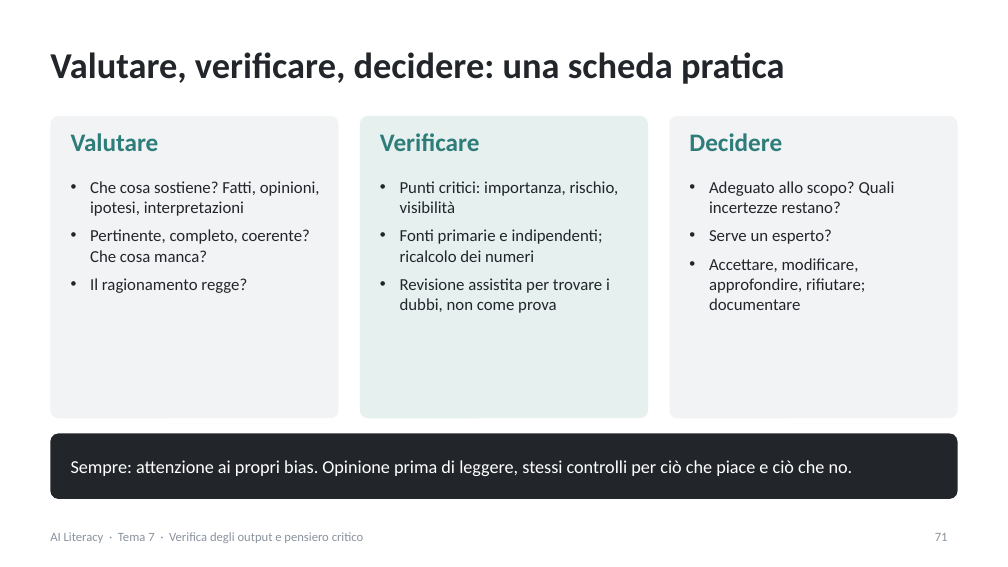
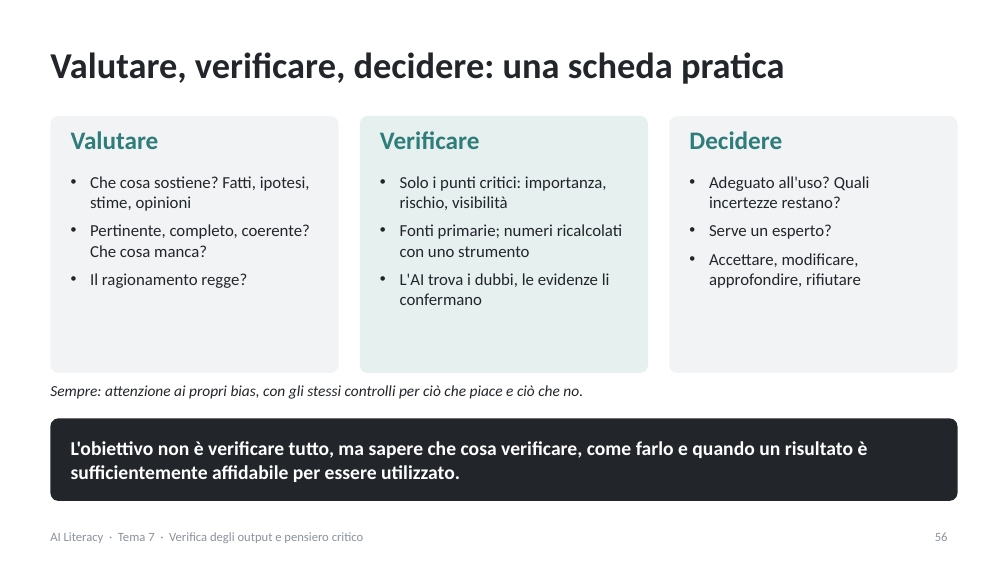
Before and after one commit to NetAi-IT/Formazione-AI-Literacy-Official, a slide deck: slide 56 of Base/Tema7_Verifica_output_pensiero_critico.pptx (slide 71 before the commit). Drawn at 1008x567 pixels with LibreOffice and Linux fonts; fonts in the diff are those of the drawing. Boxes give left, top, right and bottom in pixels: in the first picture for what was removed or moved away, otherwise in the second. Text is boxed around its words. In the diff, an @@ line names an element or a change of style, - is before the commit and + after.

```diff
--- a/Base/Tema7_Verifica_output_pensiero_critico.pptx
+++ b/Base/Tema7_Verifica_output_pensiero_critico.pptx
@@ rounded rectangle: place and size @@
-rounded rectangle at [50, 116, 339, 418]
+rounded rectangle at [50, 116, 339, 373]
@@ rounded rectangle: place and size @@
-rounded rectangle at [360, 116, 648, 418]
+rounded rectangle at [360, 116, 648, 373]
@@ rounded rectangle: place and size @@
-rounded rectangle at [669, 116, 958, 418]
+rounded rectangle at [669, 116, 958, 373]
@@ text at [90, 176, 310, 211]: text changed @@
-• Che cosa sostiene? Fatti, opinioni, ipotesi, interpretazioni
+• Che cosa sostiene? Fatti, ipotesi, stime, opinioni
@@ text at [400, 176, 622, 305]: text changed @@
-• Punti critici: importanza, rischio, visibilità
-• Fonti primarie e indipendenti; ricalcolo dei numeri
-• Revisione assistita per trovare i dubbi, non come prova
+• Solo i punti critici: importanza, rischio, visibilità
+• Fonti primarie; numeri ricalcolati con uno strumento
+• L'AI trova i dubbi, le evidenze li confermano
@@ text at [709, 176, 870, 208]: text changed @@
-• Adeguato allo scopo? Quali incertezze restano?
+• Adeguato all'uso? Quali incertezze restano?
@@ text at [709, 253, 861, 288]: text changed @@
-• Accettare, modificare, approfondire, rifiutare; documentare
+• Accettare, modificare, approfondire, rifiutare
@@ text at [50, 385, 583, 399]: text changed; size 13 to 11 pt; text colour #FFFFFF to #22262B; italic on @@
-Sempre: attenzione ai propri bias. Opinione prima di leggere, stessi controlli per ciò che piace e ciò che no.
+Sempre: attenzione ai propri bias, con gli stessi controlli per ciò che piace e ciò che no.
@@ text "Sempre: attenzione ai propri bias, ..." at [50, 385, 583, 399]: vertical alignment middle to top @@
@@ proportions changed in 4 elements at [50, 116, 339, 373], [360, 116, 648, 373], [669, 116, 958, 373], [50, 418, 958, 501] @@
@@ rounded rectangle: place and size @@
-rounded rectangle at [50, 433, 958, 499]
+rounded rectangle at [50, 418, 958, 501]
@@ text added at [71, 441, 868, 482], 14 pt, text #FFFFFF, bold @@
+L'obiettivo non è verificare tutto, ma sapere che cosa verificare, come farlo e quando un risultato è sufficientemente affidabile per essere utilizzato.
@@ page number at [935, 532, 948, 541]: text changed @@
-71
+56
```
Also in this commit, not shown: 37 other slides changed, 10 slides added, 26 slides removed, 7 other files.
